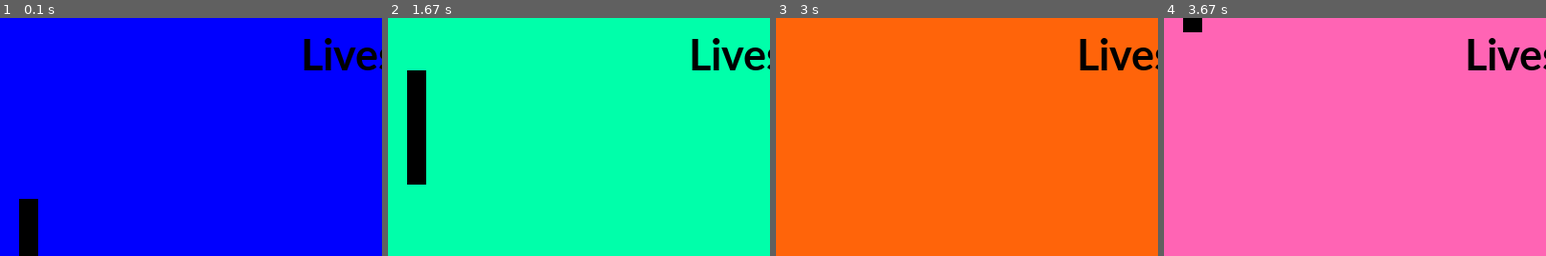
Above: before the commit, frames 1-4 (left to right).
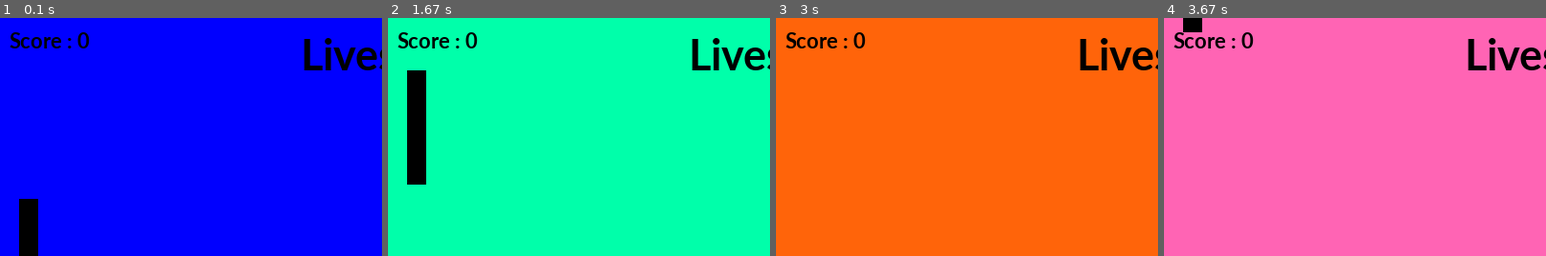
Above: after the commit, the same moments.

Repository: ctepickering/ctepickering-tasks
Game: pygame game, started from PYGAME/pong.py
Two runs of this game, one before a commit and one after it. Both use one fixed random seed, a clock stepped at 60 frames per second and the inputs below.
Inputs:
- Up to frame 1 (0.1 s): no input
- Up to frame 2 (1.67 s): hold Up 0.33-0.8 s; hold Down 0.83-1.13 s; hold Up 1.17-1.53 s; hold Down from 1.57 s (still down)
- Up to frame 3 (3 s): release Down at 1.93 s; hold Up 1.97-2.27 s; hold Up 2.3-2.6 s; hold Up from 2.63 s (still down)
- Up to frame 4 (3.67 s): release Up at 3 s; hold Down 3.03-3.4 s; hold Up from 3.43 s (still down)
The pictures show only the part of the screen within x 0-50%, y 0-50%; the shares and areas given below are measured in that part.

The runs differ from the first frame. In frame 1, 0.6% of the frame differs, in the area x 2-24%, y 6-13%; in frame 2, 0.6%; in frame 3, 0.6%; in frame 4, 0.6%.

Commit message:
classwork

Diff:
--- a/PYGAME/pong.py
+++ b/PYGAME/pong.py
@@ -57,6 +57,7 @@
 #sets number of lives
 lives=5
 end = ""
+score=0
 # -------- Main Program Loop -----------
 while done == False:
 
@@ -75,6 +76,12 @@
     text = font.render("Lives : " +str(lives), True, black)
     # Put the image of the text on the screen at 250x250
     screen.blit(text, [315,10])
+
+    # Select the font to use, size, bold, italics
+    font2 = pygame.font.SysFont('Calibri', 25, True, False)
+    text2 = font2.render("Score : " +str(score), True, black)
+    # Put the image of the text on the screen at 250x250
+    screen.blit(text2, [10,10])
 
     endmessage = font.render(end, True, black)
     screen.blit(endmessage, [270,100])
@@ -96,6 +103,7 @@
     if rect_x==40 or rect_x ==740 :
         if ((user_y > rect_y and user_y < (rect_y + 120))or ((user_y + 120) > rect_y and (user_y + 120) < (rect_y + 120))):
             x_change = x_change * -1
+            score =score+1
             random1= random.choice(colours)
     #to bounce off side wall
     if rect_y > 480 or rect_y < 0:
--- a/SRC-TASKS/wrk1q3.py
+++ b/SRC-TASKS/wrk1q3.py
@@ -3,6 +3,6 @@
 Outlet3Sales = [10,12,15,10]
 
 for i in range(4):
-    total=Outlet1Sales+Outlet2Sales+Outlet3Sales
+    total=Outlet1Sales[i]+Outlet2Sales[i]+Outlet3Sales[i]
     print("Total for quarter ",i+1," : ",total)
 #next i
